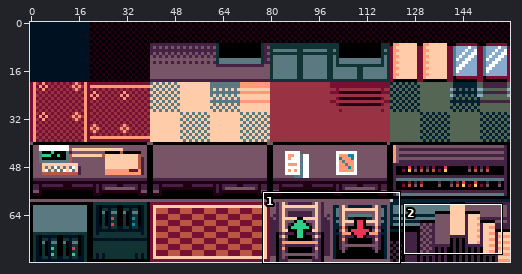
File history of a sprite sheet, data/graphics/tileset.png. Above: a wide view before the commit, with the close-up outlined.
Close-up. Before the edit:
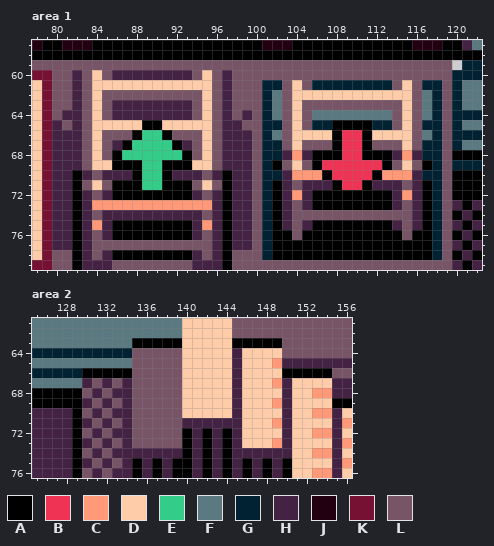
The file is 160x80 pixels. Shown: area 1: x 78..122, y 57..79; area 2: x 125..156, y 61..76.
Palette (. is transparent): A #000000  B #ee3355  C #ff9977  D #ffccaa  E #33cc88  F #5b7980  G #002233  H #442244  J #220011  K #771133  L #775566
Pixels before, area 1, first column x 78:
57 JAAJJJAAAAAAAAAAAAAAAAAJJJAAAAAAAAAAAAJJJAAHF
58 AAAAAAAAAAAAAAAAAAAAAAAAAAAAAAAAAAAAAAAAAAAAA
59 LLLLLLLLLLLLLLLLLLLLLLLLLLLLLLLLLLLLLLLLLL.GG
60 KKLLHLDLHHHHHHHHLDLHLLLLLLLLLLLLLLLLLLLLLLGGG
61 DKLLHLDDDDDDDDDDDDLHLLLGGLDLGGGGGGGGLDLGGLGFF
62 DKLLHLDLLLLLLLLLLDLHLLLGFLDDDDDDDDDDDDLFGLGFF
63 DKLLHLDLHHHHHHHHLDLHLLLGFLDLLLLLLLLLLDLFGLGFF
64 DKLHHLDLHHHHHHHHLDLHLHLGFLDLFFFFFFFFLDLFGLGGG
65 DKHLHLDDDDDAADDDDDLHHLLGGLDLGGAAAAGGLDLGGLGFF
66 DKHHHLDLLLAEEALLLDLHHHLGFLDDDDABBADDDDLFGLGGG
67 DKHHHLDLHAEEEEAHLDLHHHLGGLDLLLABBALLLDLGGLGFF
68 DKHHHLDLAEEEEEEALDLHHHLGGHCHAAABBAAAHCHGGLAAA
69 DKHHHLDDAAAEEAAADDLHHHLGALDLABBBBBBALDLAGLGGG
70 DKHHAHLHHHAEEAHHHLHAHHLGGHCCCABBBBACCCHGGLAAA
71 DKHHALDLAAAEEAAALDLAHHLGAHLHHHABBAHHHLHAGLAAA
72 DKHHAHLHAAAAAAAAHLHAHHLGAHCHAAAAAAAAHCHAGLAAA
73 DKHHAHCCCCCCCCCCCCHAHHLGAHLHAAAAAAAAHLHAGLHAH
74 DKHHAHLHHHHHHHHHHLHAHHLGAHLLLLLLLLLLLLHAGLAHA
75 DKHHAHCHAAAAAAAAHCHAHHLGAHLHAAAAAAAAHLHAGLHAH
76 DKHHAHLHAAAAAAAAHLHAHHLGAALAAAAAAAAAALAAGLAHA
77 DKHHAHLLLLLLLLLLLLHAHHLGAAAAAAAAAAAAAAAAGLHAH
78 DKLLAHLHAAAAAAAAHLHALLLGAAAAAAAAAAAAAAAAGLAHA
79 KKLLAHHHLLLLLLLLHHHALLLLLLLLLLLLLLLLLLLLLLHAH
Pixels before, area 2, first column x 125:
61 FFFFFFFFFFFFFFFDDDDDLLLLLLLLLLLL
62 FFFFFFFFFFFFFFFDDDDDLLLLLLLLLLLL
63 FFFFFFFFFFAAAAADDDDDAAAAALLLLLLL
64 GGGGGGGGGGLLLLLDDDDDHDDDDLLLLLLL
65 FFFFFFFFFFLLLLLDDDDDHDDDCHHHHHHH
66 GGGGGAAAAALLLLLDDDDDHDDDDAAAAALL
67 FFFFFHLHLHLLLLLDDDDDHDDDCHDDDDHH
68 AAAAALHLHHLLLLLDDDDDHDDDDHDDCCHH
69 AAAAAHLHLHLLLLLDDDDDHDDDCHDDDDAA
70 HHHHALHLHHLLLLLDDDDDHDDDDHDDCCHD
71 HHHHAHLHLHLLLLLHHHHHHDDDCHDDDDHC
72 HHHHALHLHHLLLLLAHAHAHDDDDHDDCCHD
73 HHHHAHLHLHLLLLLAHAHAHDDDCHDDDDHC
74 HHHHALHLHHHHHHHAHAHAHHHHHHDDCCHD
75 HHHHAHLHLHAHAHAAHAHAHAHAHADDDDHC
76 HHHHALHLHHAHAHAAHAHAHAHAHADDCCHD
Now the later version:
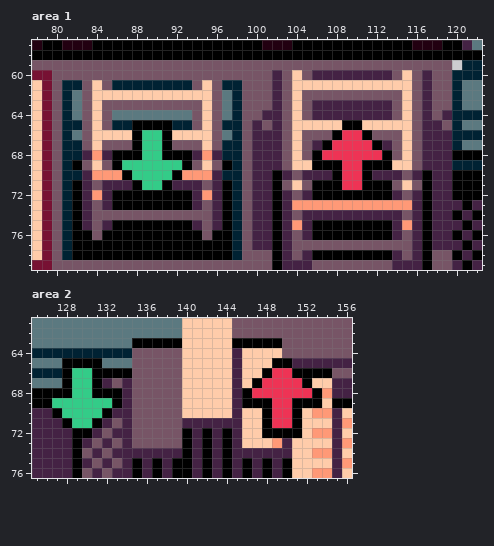
Changes in this commit:
Area 1:
y 60: x 82 H -> L; x 84 D -> L; x 86..93 HHHHHHHH -> LLLLLLLL; x 95 D -> L; x 97 H -> L; x 102 L -> H; x 104 L -> D; x 106..113 LLLLLLLL -> HHHHHHHH; x 115 L -> D; x 117 L -> H
y 61: x 81..82 LH -> GG; x 85..94 DDDDDDDDDD -> LGGGGGGGGL; x 97..98 HL -> GG; x 101..102 GG -> LH; x 105..114 LGGGGGGGGL -> DDDDDDDDDD; x 117..118 GG -> HL
y 62: x 81..82 LH -> GF; x 85..94 LLLLLLLLLL -> DDDDDDDDDD; x 97..98 HL -> FG; x 101..102 GF -> LH; x 105..114 DDDDDDDDDD -> LLLLLLLLLL; x 117..118 FG -> HL
y 63: x 81..82 LH -> GF; x 86..93 HHHHHHHH -> LLLLLLLL; x 97..98 HL -> FG; x 101..102 GF -> LH; x 106..113 LLLLLLLL -> HHHHHHHH; x 117..118 FG -> HL
y 64: x 81..82 HH -> GF; x 86..93 HHHHHHHH -> FFFFFFFF; x 97..99 HLH -> FGL; x 101..102 GF -> HH; x 106..113 FFFFFFFF -> HHHHHHHH; x 117..119 FGL -> HLH
y 65: x 80..82 HLH -> LGG; x 85..88 DDDD -> LGGA; x 91..94 DDDD -> AGGL; x 97..98 HH -> GG; x 100..102 LGG -> HLH; x 105..108 LGGA -> DDDD; x 111..114 AGGL -> DDDD; x 117..118 GG -> HH
y 66: x 80..82 HHH -> LGF; x 85..87 LLL -> DDD; x 92..94 LLL -> DDD; x 97..102 HHHLGF -> FGLHHH; x 105..107 DDD -> LLL; x 112..114 DDD -> LLL; x 117..119 FGL -> HHH
y 67: x 80..82 HHH -> LGG; x 86..88 HAE -> LLA; x 91..93 EAH -> ALL; x 97..102 HHHLGG -> GGLHHH; x 106..108 LLA -> HAB; x 111..113 ALL -> BAH; x 117..119 GGL -> HHH
y 68: x 80..85 HHHLDL -> LGGHCH; x 87..88 EE -> AA; x 91..92 EE -> AA; x 94..105 LDLHHHLGGHCH -> HCHGGLHHHLDL; x 107..108 AA -> BB; x 111..112 AA -> BB; x 114..119 HCHGGL -> LDLHHH
y 69: x 80..82 HHH -> LGA; x 85 D -> L; x 87..88 AA -> EE; x 91..92 AA -> EE; x 94 D -> L; x 97..102 HHHLGA -> AGLHHH; x 105 L -> D; x 107..108 BB -> AA; x 111..112 BB -> AA; x 114 L -> D; x 117..119 AGL -> HHH
y 70: x 80..82 HHA -> LGG; x 84..88 LHHHA -> CCCAE; x 91..95 AHHHL -> EACCC; x 97..102 AHHLGG -> GGLHHA; x 104..108 CCCAB -> LHHHA; x 111..115 BACCC -> AHHHL; x 117..119 GGL -> AHH
y 71: x 80..81 HH -> LG; x 83..87 LDLAA -> HLHHH; x 92..96 AALDL -> HHHLH; x 98..101 HHLG -> GLHH; x 103..107 HLHHH -> LDLAA; x 112..116 HHHLH -> AALDL; x 118..119 GL -> HH
y 72: x 80..81 HH -> LG; x 84 L -> C; x 95 L -> C; x 98..101 HHLG -> GLHH; x 104 C -> L; x 115 C -> L; x 118..119 GL -> HH
y 73: x 80..81 HH -> LG; x 84..95 CCCCCCCCCCCC -> LHAAAAAAAAHL; x 98..101 HHLG -> GLHH; x 104..115 LHAAAAAAAAHL -> CCCCCCCCCCCC; x 118..119 GL -> HH
y 74: x 80..81 HH -> LG; x 85..94 HHHHHHHHHH -> LLLLLLLLLL; x 98..101 HHLG -> GLHH; x 105..114 LLLLLLLLLL -> HHHHHHHHHH; x 118..119 GL -> HH
y 75: x 80..81 HH -> LG; x 84 C -> L; x 95 C -> L; x 98..101 HHLG -> GLHH; x 104 L -> C; x 115 L -> C; x 118..119 GL -> HH
y 76: x 80..81 HH -> LG; x 83 H -> A; x 85 H -> A; x 94 H -> A; x 96 H -> A; x 98..101 HHLG -> GLHH; x 103 A -> H; x 105 A -> H; x 114 A -> H; x 116 A -> H; x 118..119 GL -> HH
y 77: x 80..81 HH -> LG; x 83..96 HLLLLLLLLLLLLH -> AAAAAAAAAAAAAA; x 98..101 HHLG -> GLHH; x 103..116 AAAAAAAAAAAAAA -> HLLLLLLLLLLLLH; x 118..119 GL -> HH
y 78: x 81 L -> G; x 83..85 HLH -> AAA; x 94..96 HLH -> AAA; x 98 L -> G; x 101 G -> L; x 103..105 AAA -> HLH; x 114..116 AAA -> HLH; x 118 G -> L
y 79: x 82..85 AHHH -> LLLL; x 94..97 HHHA -> LLLL; x 102..105 LLLL -> AHHH; x 114..117 LLLL -> HHHA
Area 2:
y 65: x 128..131 FFFF -> AAAA; x 149..150 CH -> AA
y 66: x 128..130 GGA -> AEE; x 148..150 DDA -> ABB
y 67: x 128..131 FFHL -> AEEA; x 147..152 DDCHDD -> ABBBBA
y 68: x 129..133 ALHLH -> EEAAA; x 146..153 DDDDHDDC -> ABBBBBBA
y 69: x 127..133 AAAHLHL -> EEEEEEA; x 146..153 DDDCHDDD -> AAABBAAA
y 70: x 127..132 HHALHL -> AEEEEA; x 148..151 DDHD -> ABBA
y 71: x 128..131 HAHL -> AEEA; x 148..151 DCHD -> ABBA
y 72: x 130 L -> A; x 148..151 DDHD -> AAAA
Where, in picture pixels (left, top, right, bottom), the same in both close-ups:
changed: (52, 70, 452, 270)
changed: (52, 358, 122, 438)
changed: (242, 358, 322, 438)
